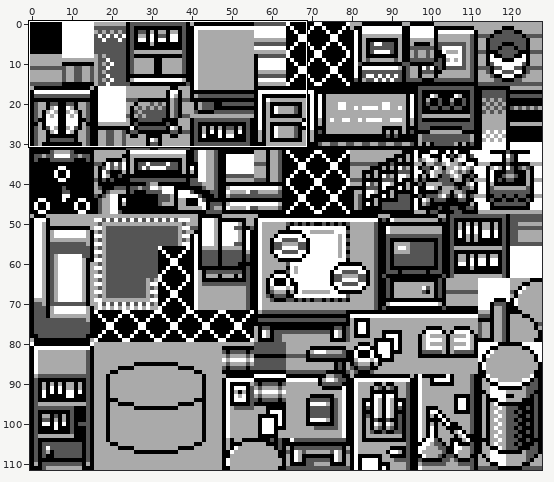
Two states of a sprite sheet, gfx/tilesets/lab.png. The picture above shows the old version from afar; the outline marks the close-up.
Close-up. As it was:
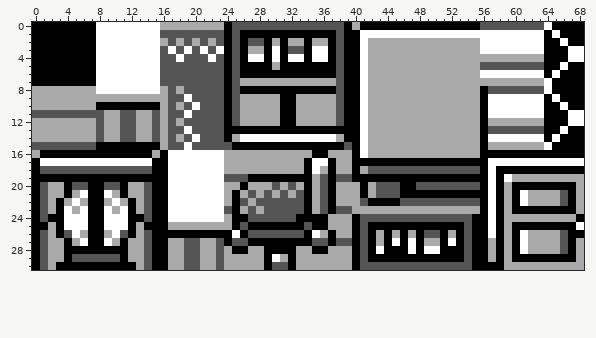
The file is 128x112 pixels. Shown: x 0..68, y 0..30.
And afterwards:
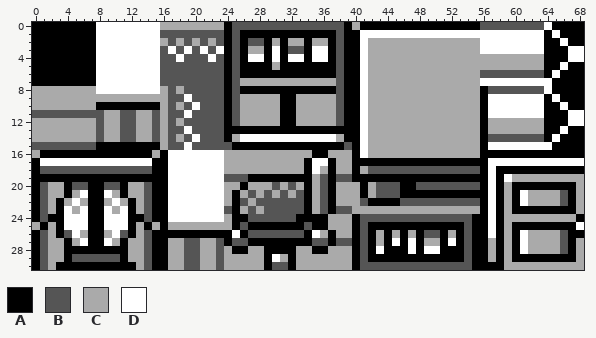
Palette (. is transparent): A #000000  B #555555  C #aaaaaa  D #ffffff
Author's note on the commit: Adjust Oak's Lab windows
Change:
Colour D gives way to colour B in row 6 at x 56 to 63; in row 14 at x 57 to 63.
Colour A gives way to colour C in row 25 at x 0 and 15.
Colour B gives way to colour C in row 5 at x 56 to 63; in row 13 at x 57 to 63.
Colour C gives way to colour D in row 7 at x 56 to 63; in row 15 at x 57 to 63.
Changed places in both close-ups, as pixel boxes (x1, y1, x2, y2):
changed: (480, 62, 544, 86)
changed: (488, 126, 544, 150)
changed: (32, 222, 40, 230)
changed: (152, 222, 160, 230)
